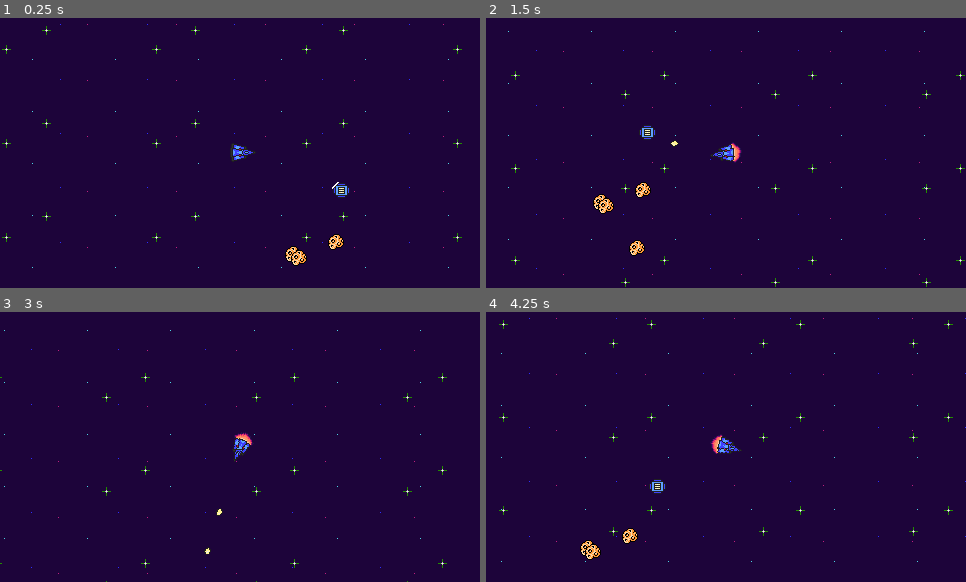
Above: before the commit, frames 1-4 (two rows, left to right).
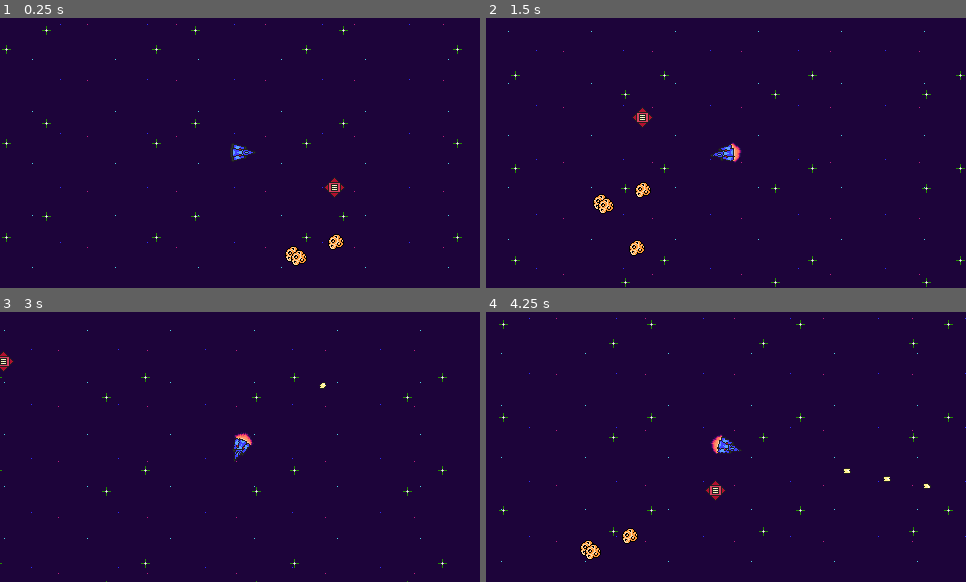
Above: after the commit, the same moments.

Repository: PKGaspi/Mega-Man-Space-2
Game: Godot game, scene res://scenes/main.tscn
Two runs of this game, one before a commit and one after it. Both use one fixed random seed, a clock stepped at 60 frames per second and the inputs below.
Inputs (mouse positions are in pixels of both pictures, inside the frame that each line leads up to):
- Up to frame 1 (0.25 s): no input
- Up to frame 2 (1.5 s): move the mouse to (831, 139) at 0.52 s; press the mouse at (831, 139) at 0.53 s; hold D (keyboard_move_right) 0.53-1.28 s; move the mouse to (630, 166) at 1.27 s; release the mouse at (630, 166) at 1.28 s; hold S (keyboard_move_down) from 1.28 s (still down); right-click (630, 166) at 1.35 s
- Up to frame 3 (3 s): move the mouse to (288, 387) at 2.02 s; release S (keyboard_move_down) at 2.03 s; press the mouse at (288, 387) at 2.03 s; hold D (keyboard_move_right) 2.03-2.78 s; move the mouse to (216, 501) at 2.77 s; release the mouse at (216, 501) at 2.78 s; hold W (keyboard_move_up) from 2.78 s (still down); right-click (216, 501) at 2.85 s
- Up to frame 4 (4.25 s): move the mouse to (870, 487) at 3.52 s; release W (keyboard_move_up) at 3.53 s; press the mouse at (870, 487) at 3.53 s; hold A (keyboard_move_left) from 3.53 s (still down)

The runs differ from the first frame. In frame 1, 0.2% of the frame differs, in the area x 67-73%, y 58-67%; in frame 2, 0.3%; in frame 3, 0.2%; in frame 4, 0.4%, in the area x 33-93%, y 57-70%.

Commit message:
Improved upgrades and changed fire to left click.

Diff:
--- a/godot_proyect/project.godot
+++ b/godot_proyect/project.godot
@@ -84,7 +84,7 @@
 }
 shoot={
 "deadzone": 0.5,
-"events": [ Object(InputEventMouseButton,"resource_local_to_ …(179 unchanged characters)… or2( 0, 0 ),"factor":1.0,"button_index":2,"pressed":false,"doubleclick":false,"script":null)
+"events": [ Object(InputEventMouseButton,"resource_local_to_ …(179 unchanged characters)… or2( 0, 0 ),"factor":1.0,"button_index":1,"pressed":false,"doubleclick":false,"script":null)
 , Object(InputEventJoypadButton,"resource_local_to_scene":false,"resource_name":"","device":0,"button_index":5,"pressure":0.0,"pressed":false,"script":null)
 , Object(InputEventJoypadMotion,"resource_local_to_scene":false,"resource_name":"","device":0,"axis":7,"axis_value":1.0,"script":null)
 , Object(InputEventJoypadButton,"resource_local_to_scene":false,"resource_name":"","device":0,"button_index":1,"pressure":0.0,"pressed":false,"script":null)
--- a/godot_proyect/scenes/upgrade.tscn
+++ b/godot_proyect/scenes/upgrade.tscn
@@ -16,7 +16,7 @@
 
 [sub_resource type="SpriteFrames" id=2]
 animations = [ {
-"frames": [ ExtResource( 2 ), ExtResource( 2 ), ExtResource( 3 ), ExtResource( 3 ), ExtResource( 4 ), ExtResource( 5 ), ExtResource( 6 ), ExtResource( 7 ), ExtResource( 7 ), ExtResource( 8 ), ExtResource( 8 ), null ],
+"frames": [ null, ExtResource( 2 ), ExtResource( 2 ), ExtResource( 3 ), ExtResource( 3 ), ExtResource( 4 ), ExtResource( 5 ), ExtResource( 6 ), ExtResource( 7 ), ExtResource( 7 ), ExtResource( 8 ), ExtResource( 8 ), null ],
 "loop": false,
 "name": "shine",
 "speed": 15.0
--- a/godot_proyect/scripts/megaship.gd
+++ b/godot_proyect/scripts/megaship.gd
@@ -216,9 +216,10 @@
 func upgrade(type, ammount):
 	var value = get(type)
 	var value_max = get(type.to_upper() + "_MAX")
+	var value_min = get(type.to_upper() + "_MIN")
 	if value ==  value_max:
 		# TODO: Add some points ore something. Play points sound.
 		pass
 	else:
 		# TODO: Play upgrade sound.
-		set(type, min(value_max, value + ammount))
+		set(type, min(value_max, max(value + ammount, value_min)))
--- a/godot_proyect/scripts/upgrade.gd
+++ b/godot_proyect/scripts/upgrade.gd
@@ -3,13 +3,13 @@
 const SPR_SHELL_POS = preload("res://assets/sprites/upgrades/upgrade_shell_0.png")
 const SPR_SHELL_NEG = preload("res://assets/sprites/upgrades/upgrade_shell_1.png")
 
-const NEGATIVE_FREQUENCY = .5
+const NEGATIVE_FREQUENCY = 1
 
 const MOVE_SPEED_POS = 10
 const MOVE_SPEED_NEG = 40
 
 const SHINE_TIME_MIN = 2 # In seconds.
-const SHINE_TIME_MAX = 10 # In seconds.
+const SHINE_TIME_MAX = 5 # In seconds.
 
 const INVENCIBILITY_TIME = .5 # In seconds.
 const FLICKERING_INTERVAL = .05 # In seconds.
@@ -58,6 +58,7 @@
 
 var random
 
+# TODO: Destroy upgrades after x seconds. <---- Esto lo ha escrito Álex.
 func _ready():
 	random = RandomNumberGenerator.new()
 	random.seed *= OS.get_ticks_usec()
Binary file changed: godot_proyect/assets/sprites/megaship/lemon.png
Not shown, changed: assets/sprites/megaship/lemon.ase
Not shown, changed: assets/sprites/upgrades/upgrades.ase
